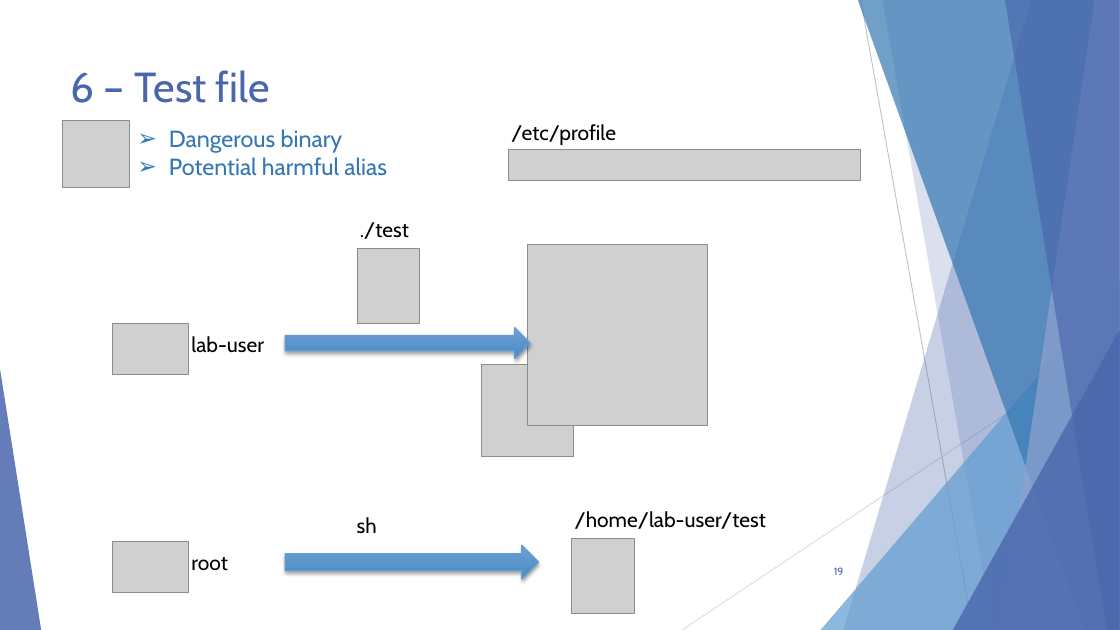
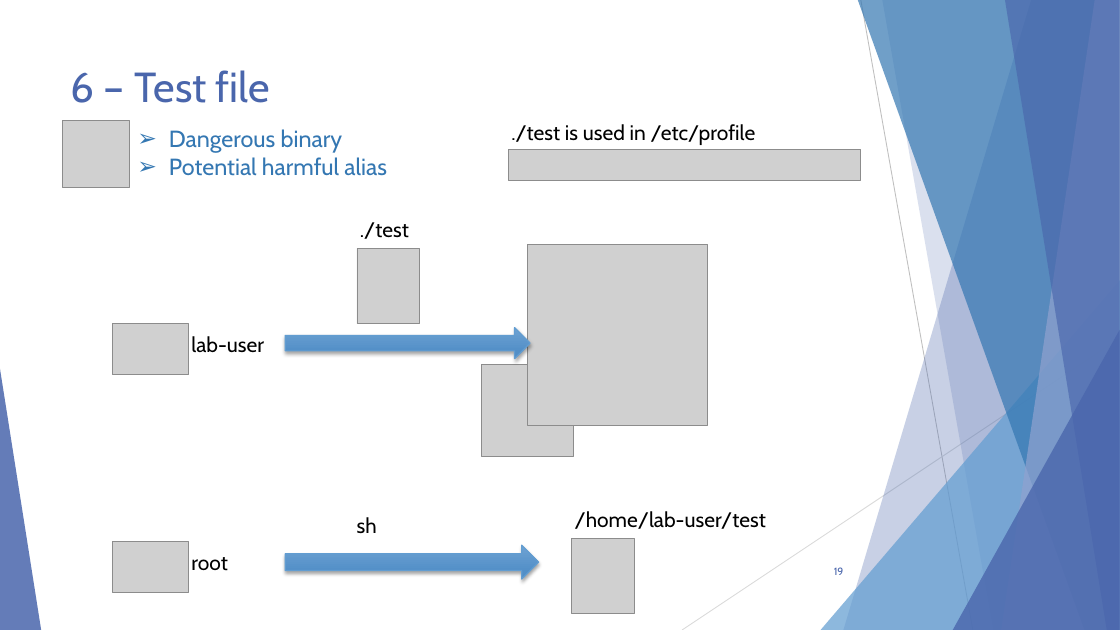
Before and after one commit to alexandreAubois/Secu_linux, a slide deck: slide 19 of Projet-Linux.pptx. Drawn at 1120x630 pixels with LibreOffice and Linux fonts; fonts in the diff are those of the drawing; grey boxes stand for pictures. Boxes give left, top, right and bottom in pixels: in the first picture for what was removed or moved away, otherwise in the second. Text is boxed around its words. In the diff, an @@ line names an element or a change of style, - is before the commit and + after.

```diff
--- a/Projet-Linux.pptx
+++ b/Projet-Linux.pptx
@@ text at <box>511,124,756,145</box>: text changed @@
-/etc/profile
+./test is used in /etc/profile
```
Also in this commit, not shown: 4 other slides changed.
